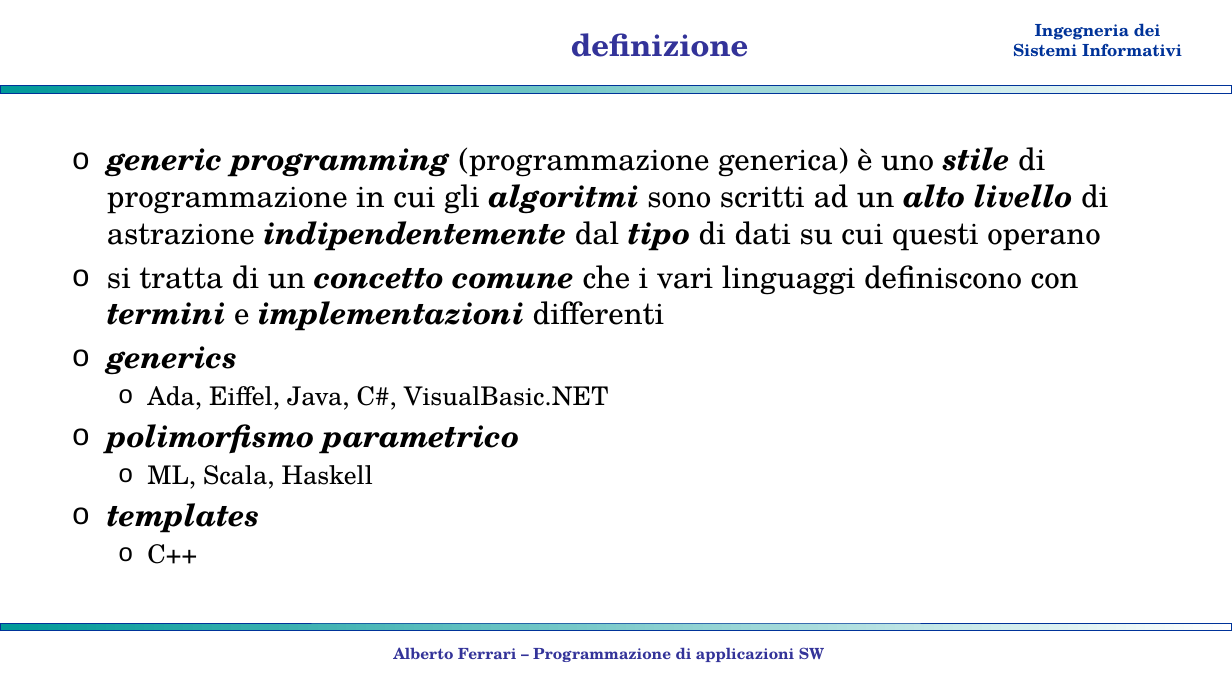
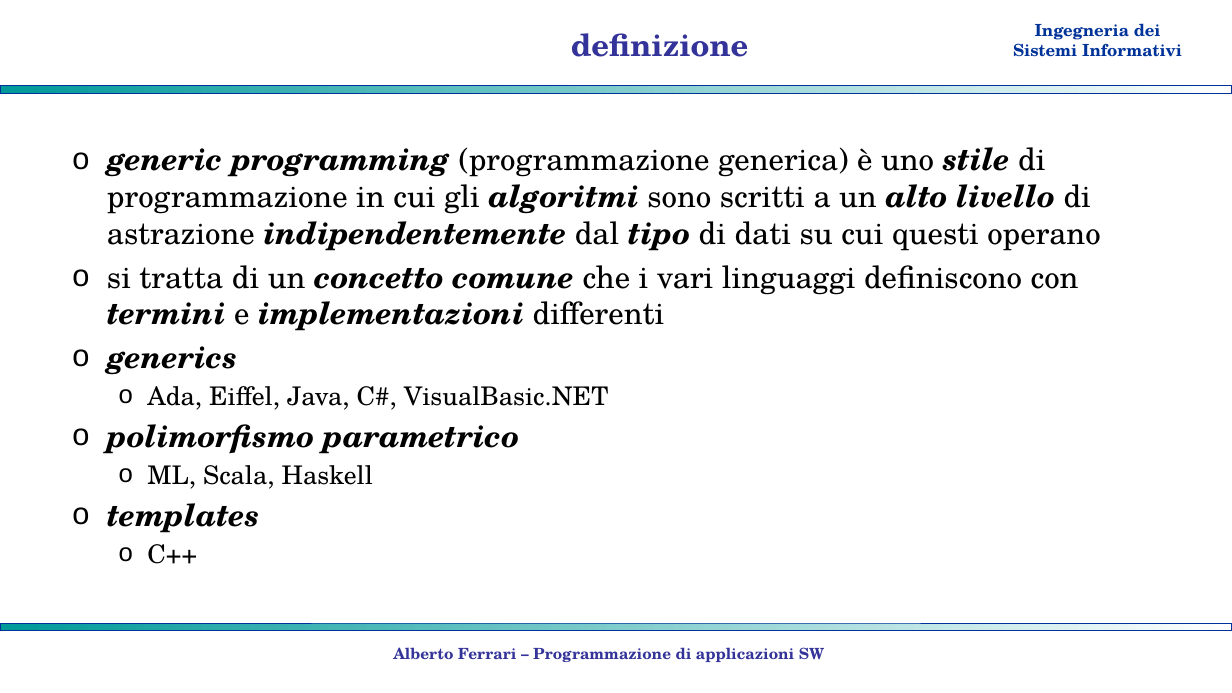
Before and after one commit to albertoferrari/pasw, a slide deck: slide 2 of lezioni/PASW09 - programmazione generica.pptx. Drawn at 1232x693 pixels with LibreOffice and Linux fonts; fonts in the diff are those of the drawing; background and template pictures are left out. Boxes give left, top, right and bottom in pixels: in the first picture for what was removed or moved away, otherwise in the second. Text is boxed around its words. In the diff, an @@ line names an element or a change of style, - is before the commit and + after.

```diff
--- a/lezioni/PASW09 - programmazione generica.pptx
+++ b/lezioni/PASW09 - programmazione generica.pptx
@@ text at bbox=[107, 147, 1100, 251]: text changed @@
-o generic programming (programmazione generica) è uno stile di programmazione in cui gli algoritmi sono scritti ad un alto livello di astrazione indipendentemente dal tipo di dati su cui questi operano
+o generic programming (programmazione generica) è uno stile di programmazione in cui gli algoritmi sono scritti a un alto livello di astrazione indipendentemente dal tipo di dati su cui questi operano
```
Also in this commit, not shown: 1 other slide changed, 3 slides added, 1 other file.
